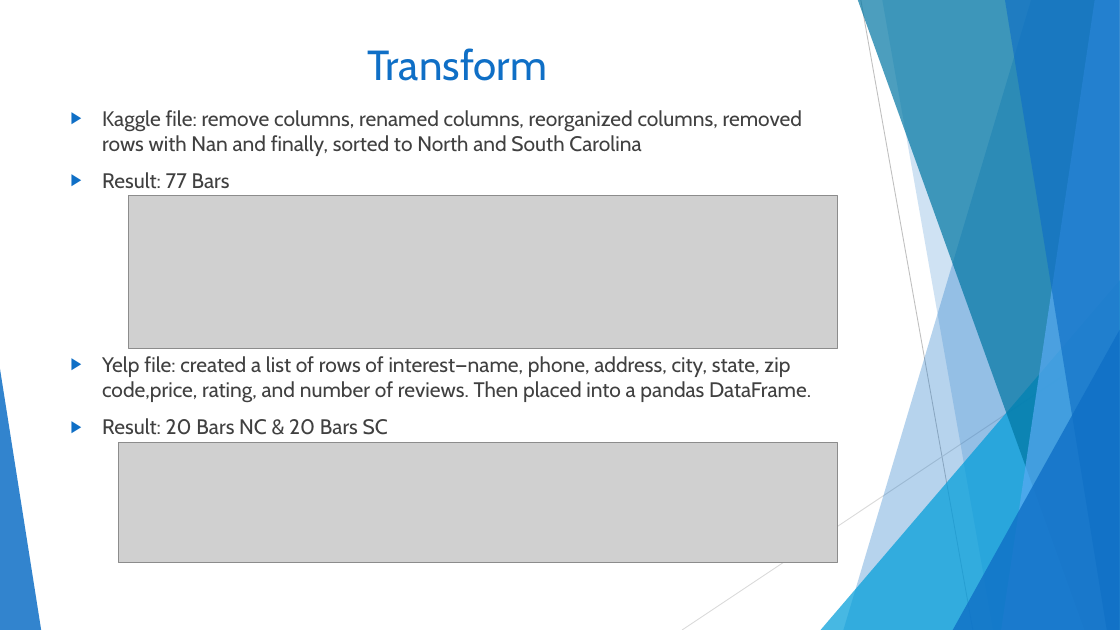
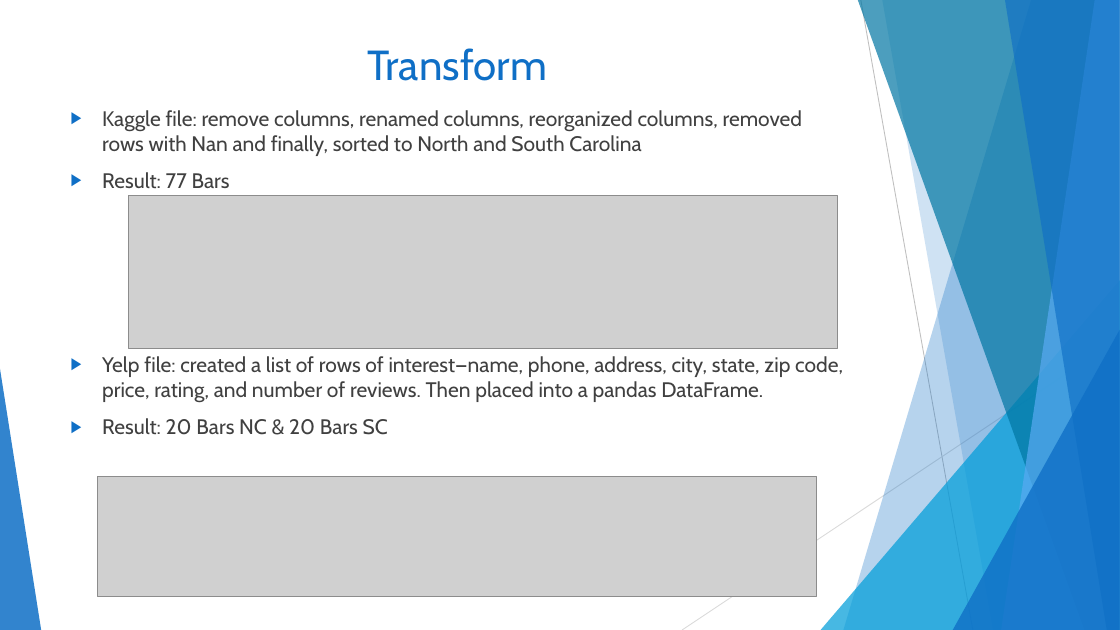
Before and after one commit to melindaeudy/ETL-Project, a slide deck: slide 5 of Carolina Brew Presentation.pptx. Drawn at 1120x630 pixels with LibreOffice and Linux fonts; fonts in the diff are those of the drawing; grey boxes stand for pictures. Boxes give left, top, right and bottom in pixels: in the first picture for what was removed or moved away, otherwise in the second. Text is boxed around its words. In the diff, an @@ line names an element or a change of style, - is before the commit and + after.

Commit message:
correction

```diff
--- a/Carolina Brew Presentation.pptx
+++ b/Carolina Brew Presentation.pptx
@@ text at [102,356,843,403]: spaces changed @@
-▶ Yelp file: created a list of rows of interest—name, phone, address, city, state, zip code,price, rating, and number of reviews. Then placed into a pandas DataFrame.
+▶ Yelp file: created a list of rows of interest—name, phone, address, city, state, zip code, price, rating, and number of reviews. Then placed into a pandas DataFrame.
@@ picture: place and size @@
-picture at [118,443,838,563]
+picture at [97,476,817,597]
```
